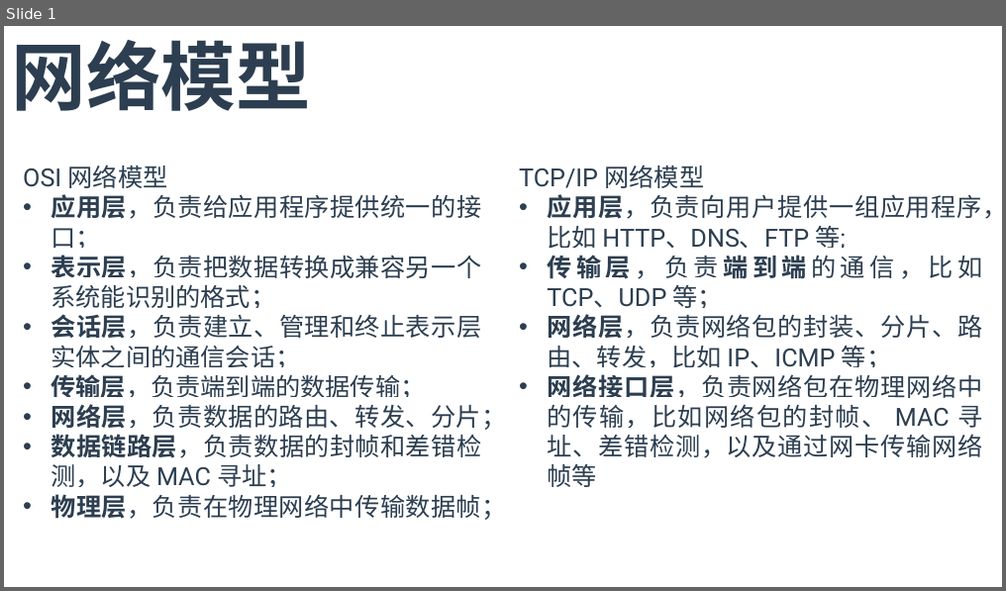
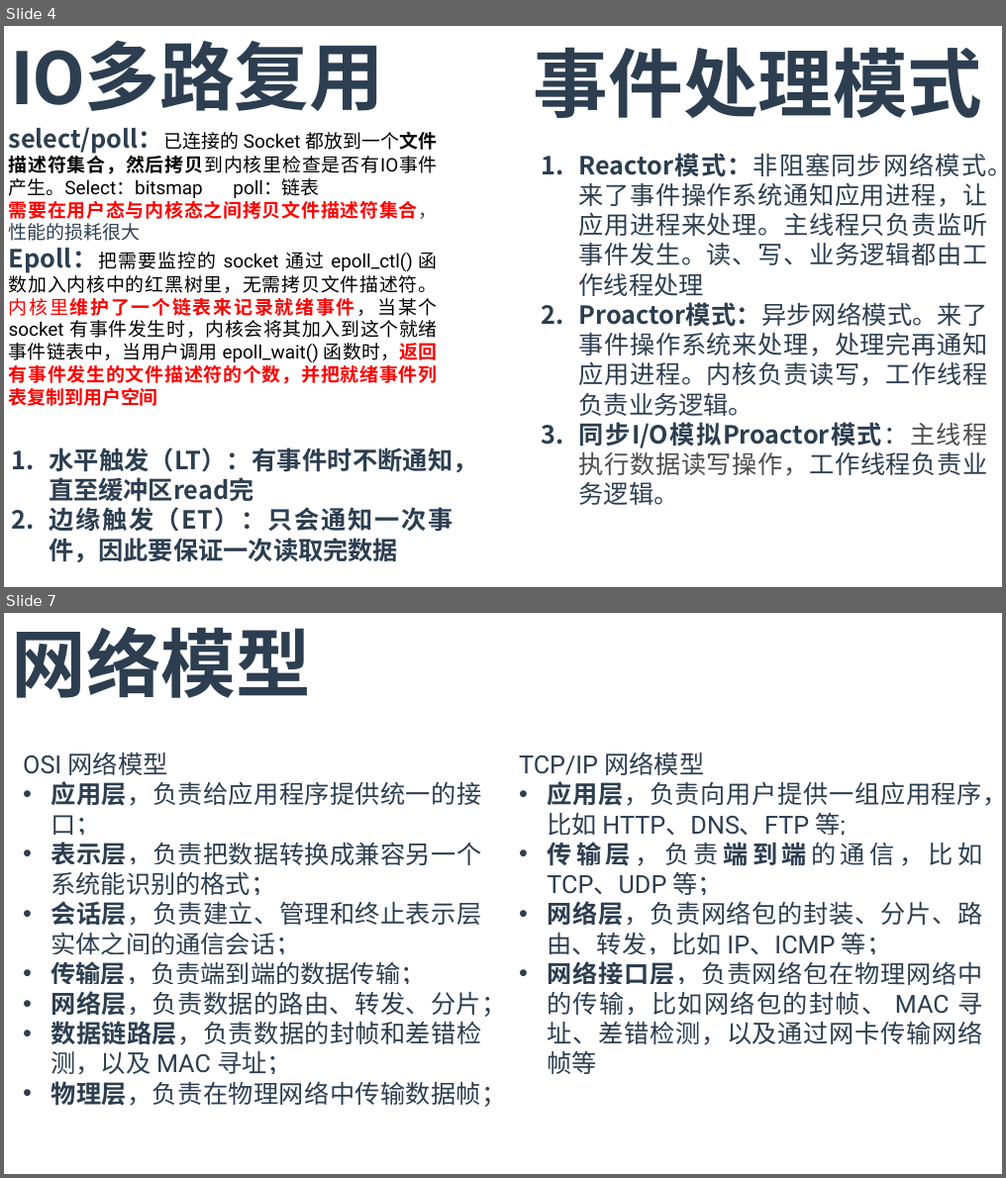
Before and after one commit to T0kisaki-Kurumi/LeetCode, a slide deck: 实习/新建 Microsoft PowerPoint 演示文稿.pptx. Shown one above the other, each under a label of ours: slide 1 before the commit, slides 4 and 7 after it; the slides between them are not shown. The pictures are 1006x591 and 1006x1178 pixels, drawn with LibreOffice and Linux fonts; fonts in the diff are those of the drawing. Boxes give left, top, right and bottom in pixels: in the first picture for what was removed or moved away, otherwise in the second. Text is boxed around its words. In the diff, an @@ line names an element or a change of style, - is before the commit and + after.

```diff
--- a/实习/新建 Microsoft PowerPoint 演示文稿.pptx
+++ b/实习/新建 Microsoft PowerPoint 演示文稿.pptx
@@ slide 4 added at [4, 26, 1002, 587], background #FFFFFF @@
@@ text added at [11, 40, 384, 111], 72 pt, text #2C3E50, bold @@
+IO多路复用
@@ text added at [534, 47, 983, 118], 72 pt, text #2C3E50, bold @@
+事件处理模式
@@ text added at [9, 153, 438, 406], 18 pt, text #000000 @@
+select/poll：已连接的 Socket 都放到一个文件描述符集合，然后拷贝到内核里检查是否有IO事件产生。Select：bitsmap poll：链表
+需要在用户态与内核态之间拷贝文件描述符集合，性能的损耗很大
+Epoll：把需要监控的 socket 通过 epoll_ctl() 函数加入内核中的红黑树里，无需拷贝文件描述符。内核里维护了一个链表来记录就绪事件，当某个 socket 有事件发生时，内核会将其加入到这个就绪事件链表中，当用户调用 epoll_wait() 函数时，返回有事件发生的文件描述符的个数，并把就绪事件列表复制到用户空间
@@ text added at [579, 153, 1002, 505], 24 pt, text #2C3E50 @@
+1. Reactor模式：非阻塞同步网络模式。来了事件操作系统通知应用进程，让应用进程来处理。主线程只负责监听事件发生。读、写、业务逻辑都由工作线程处理
+2. Proactor模式：异步网络模式。来了事件操作系统来处理，处理完再通知应用进程。内核负责读写，工作线程负责业务逻辑。
+3. 同步I/O模拟Proactor模式：主线程执行数据读写操作，工作线程负责业务逻辑。
@@ text added at [49, 448, 478, 564], 24 pt, text #2C3E50, bold @@
+1. 水平触发（LT）：有事件时不断通知，直至缓冲区read完
+2. 边缘触发（ET）：只会通知一次事件，因此要保证一次读取完数据
@@ what was slide 1 is now slide 7 @@
```
Also in this commit, not shown: 1 slide changed, 7 other slides added, 3 other files.
